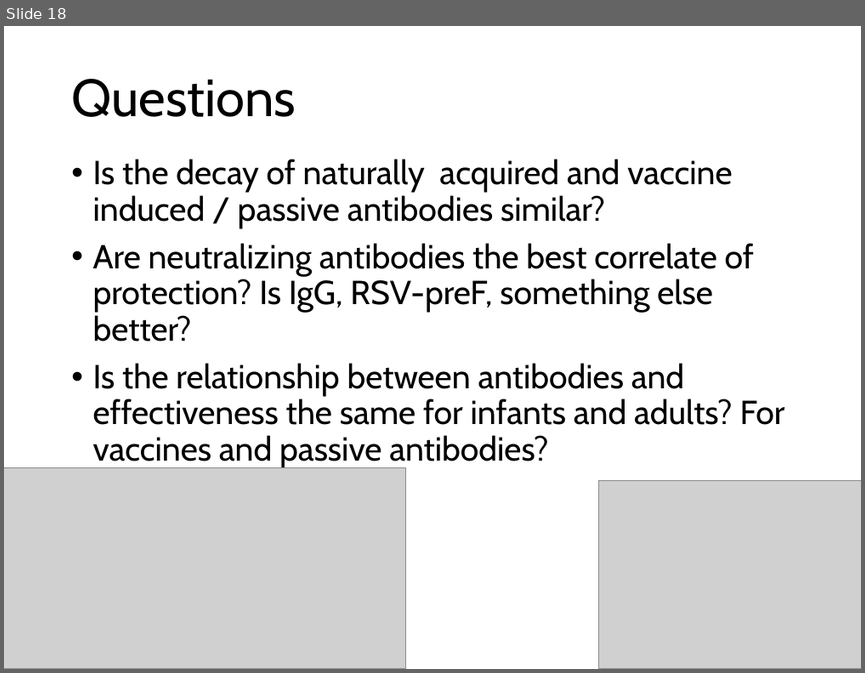
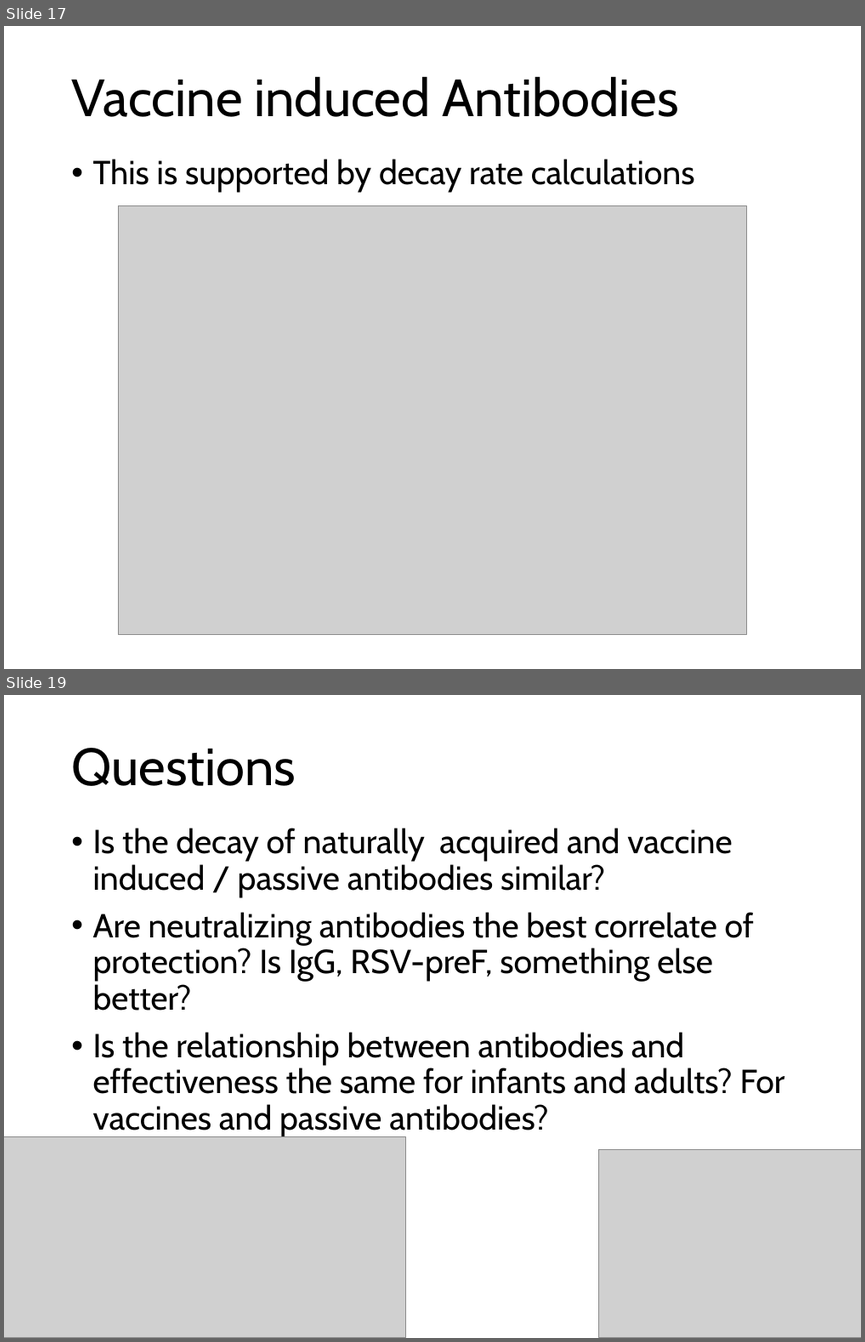
Before and after one commit to deborahcromer/RSVcorrelates, a slide deck: raw-data/RSV Data Summary.pptx. Shown one above the other, each under a label of ours: slide 18 before the commit, slides 17 and 19 after it; the slides between them are not shown. The pictures are 865x673 and 865x1342 pixels, drawn with LibreOffice and Linux fonts; fonts in the diff are those of the drawing; grey boxes stand for pictures. Boxes give left, top, right and bottom in pixels: in the first picture for what was removed or moved away, otherwise in the second. Text is boxed around its words. In the diff, an @@ line names an element or a change of style, - is before the commit and + after.

```diff
--- a/raw-data/RSV Data Summary.pptx
+++ b/raw-data/RSV Data Summary.pptx
@@ slide 17 added at <box>4,26,861,669</box>, background #FFFFFF @@
@@ title added at <box>71,76,679,117</box>, 44 pt, text #000000 @@
+Vaccine induced Antibodies
@@ text added at <box>93,159,695,193</box>, 28 pt, text #000000 @@
+• This is supported by decay rate calculations
@@ picture added at <box>119,206,747,635</box> @@
@@ what was slide 18 is now slide 19 @@
```
Also in this commit, not shown: 1 slide changed, 2 other files.
